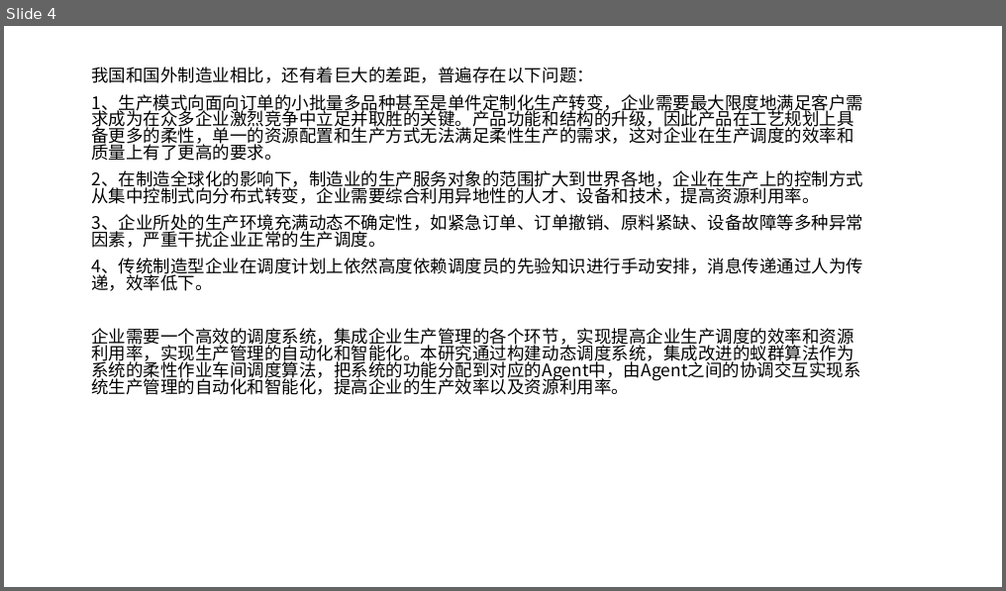
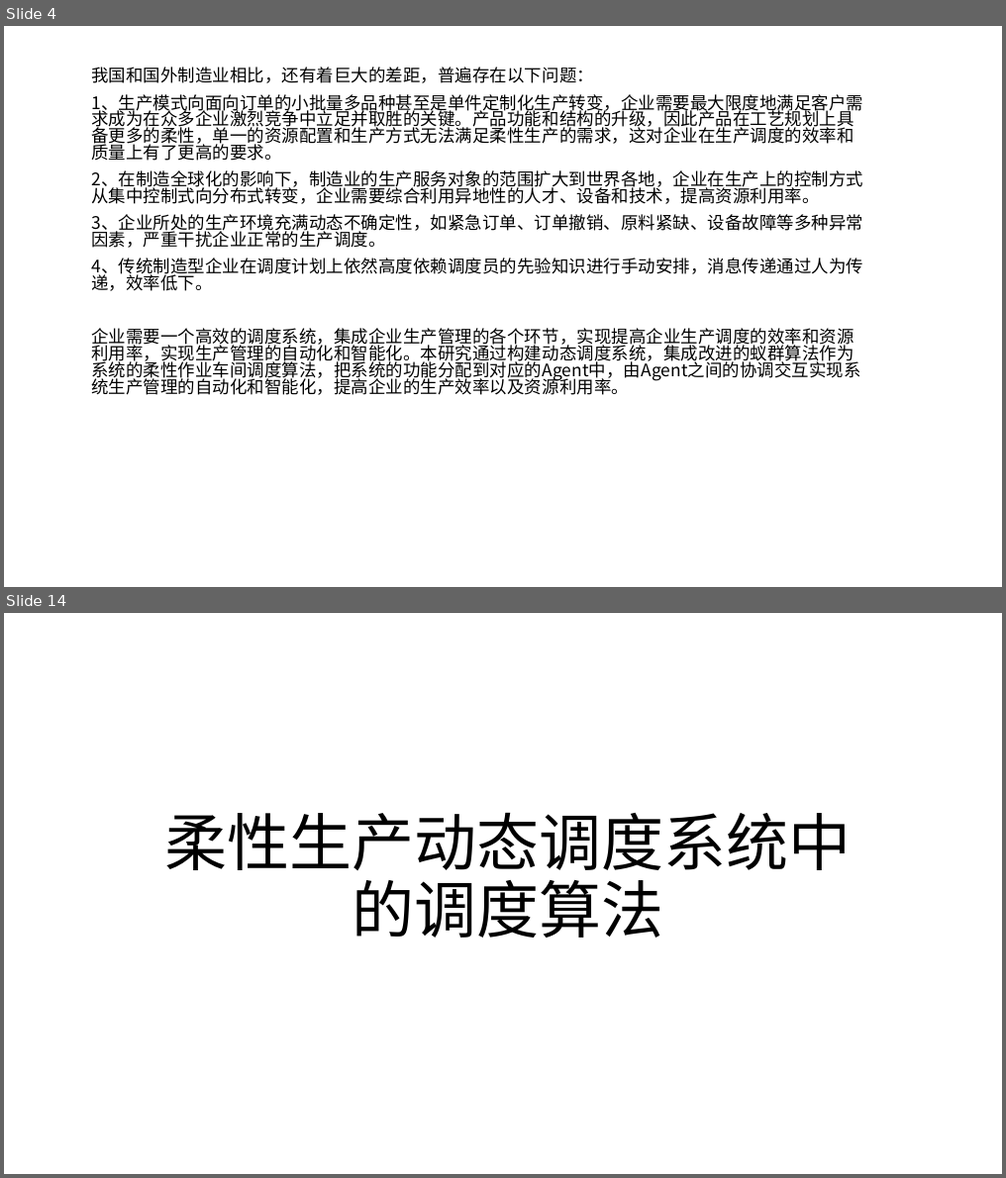
Before and after one commit to WeileLiang/FinalPro, a slide deck: 毕业答辩PPT/新建 Microsoft PowerPoint 演示文稿.pptx. Shown one above the other, each under a label of ours: slide 4 before the commit, slides 4 and 14 after it; the slides between them are not shown. The pictures are 1006x591 and 1006x1178 pixels, drawn with LibreOffice and Linux fonts; fonts in the diff are those of the drawing. Boxes give left, top, right and bottom in pixels: in the first picture for what was removed or moved away, otherwise in the second. Text is boxed around its words. In the diff, an @@ line names an element or a change of style, - is before the commit and + after.

```diff
--- a/毕业答辩PPT/新建 Microsoft PowerPoint 演示文稿.pptx
+++ b/毕业答辩PPT/新建 Microsoft PowerPoint 演示文稿.pptx
@@ slide 14 added at (4, 613, 1002, 1174), background #FFFFFF @@
@@ title added at (165, 812, 851, 938), 60 pt, text #000000 @@
+柔性生产动态调度系统中的调度算法
```
Also in this commit, not shown: 26 other slides added, 1 slide removed, 30 other files.
